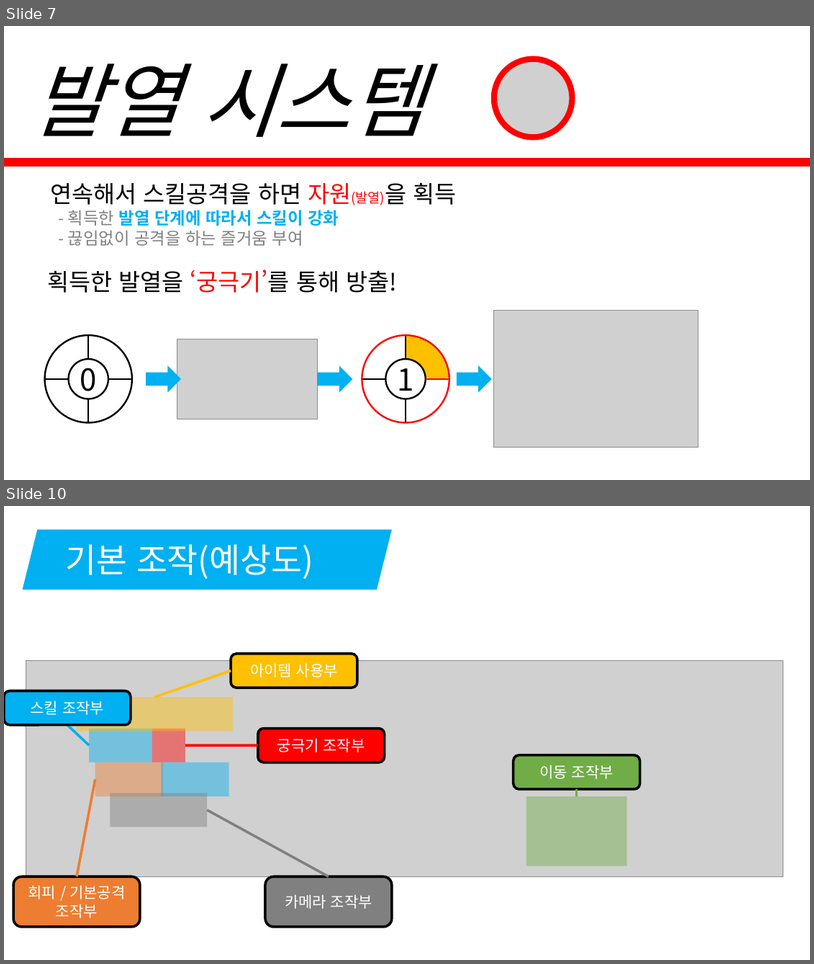
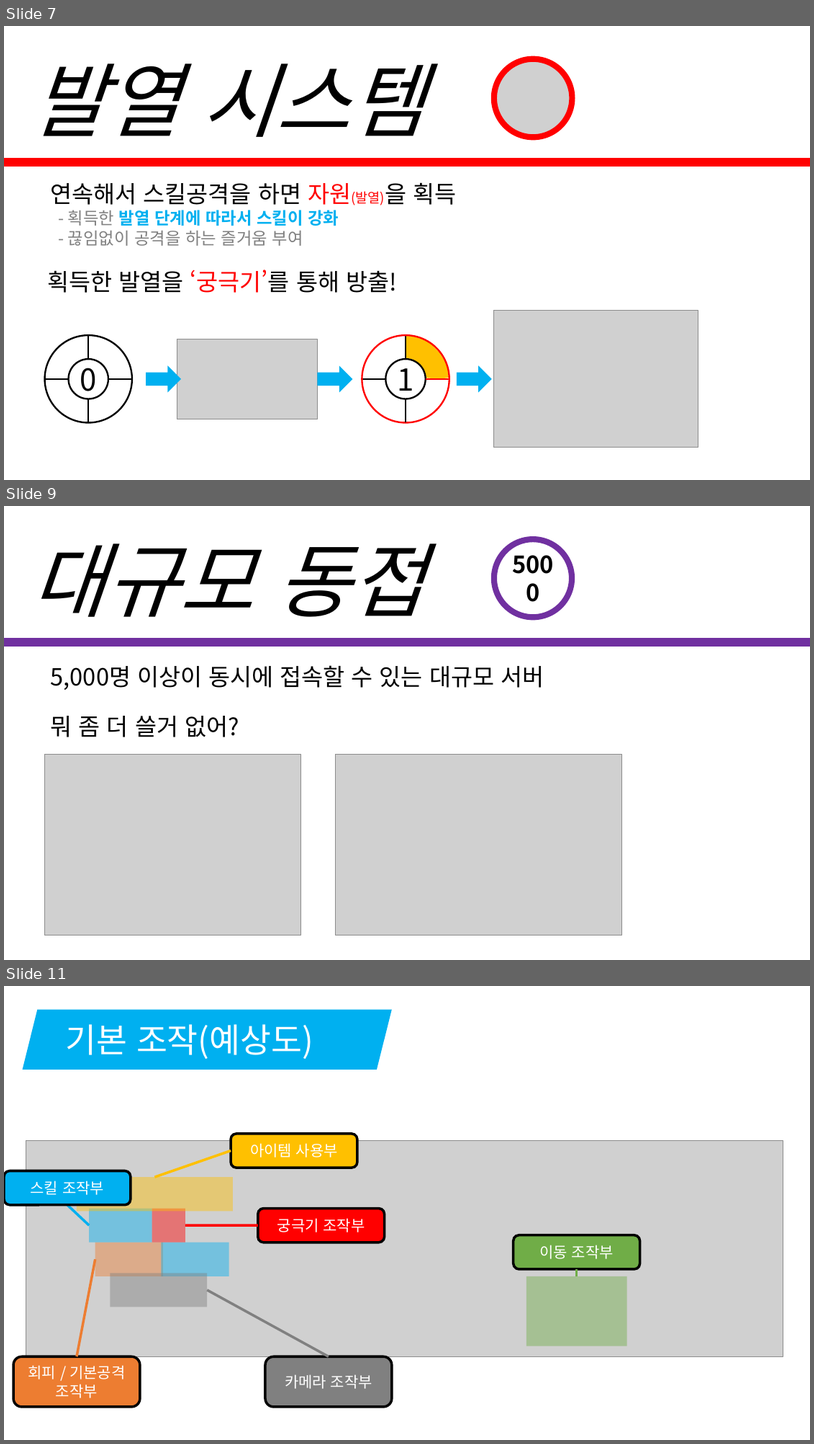
Before and after one commit to korleinster/gamebusdriver, a slide deck: documents/노루막이_김형준_신창섭_홍승필_허지훈.pptx. Shown one above the other, each under a label of ours: slides 7 and 10 before the commit, slides 7, 9 and 11 after it; the slides between them are not shown. The pictures are 814x964 and 814x1444 pixels, drawn with LibreOffice and Linux fonts; fonts in the diff are those of the drawing; grey boxes stand for pictures; background and template pictures are left out. Boxes give left, top, right and bottom in pixels: in the first picture for what was removed or moved away, otherwise in the second. Text is boxed around its words. In the diff, an @@ line names an element or a change of style, - is before the commit and + after.

```diff
--- a/documents/노루막이_김형준_신창섭_홍승필_허지훈.pptx
+++ b/documents/노루막이_김형준_신창섭_홍승필_허지훈.pptx
@@ slide 9 added at box(4, 506, 810, 960), background #FFFFFF @@
@@ text added at box(31, 543, 424, 617), 96 pt, text #000000, italic @@
+대규모 동접
@@ ellipse added at box(494, 539, 573, 618), outline #7030A0 7 pt, 28 pt, text #000000, bold @@
+5000
@@ ellipse added at box(494, 539, 573, 618), outline #7030A0 2 pt @@
@@ text added at box(10, 552, 75, 646), 138 pt, text #FFFFFF @@
+2
@@ line added from (4, 642) to (810, 642), #7030A0 10 pt @@
@@ text added at box(51, 665, 544, 690), 28 pt, text #000000 @@
+5,000명 이상이 동시에 접속할 수 있는 대규모 서버
@@ text added at box(51, 716, 239, 737), 28 pt, text #000000 @@
+뭐 좀 더 쓸거 없어?
@@ picture added at box(44, 754, 301, 935) @@
@@ picture added at box(335, 754, 622, 935) @@
@@ what was slide 10 is now slide 11 @@
```
Also in this commit, not shown: 4 slides changed.
